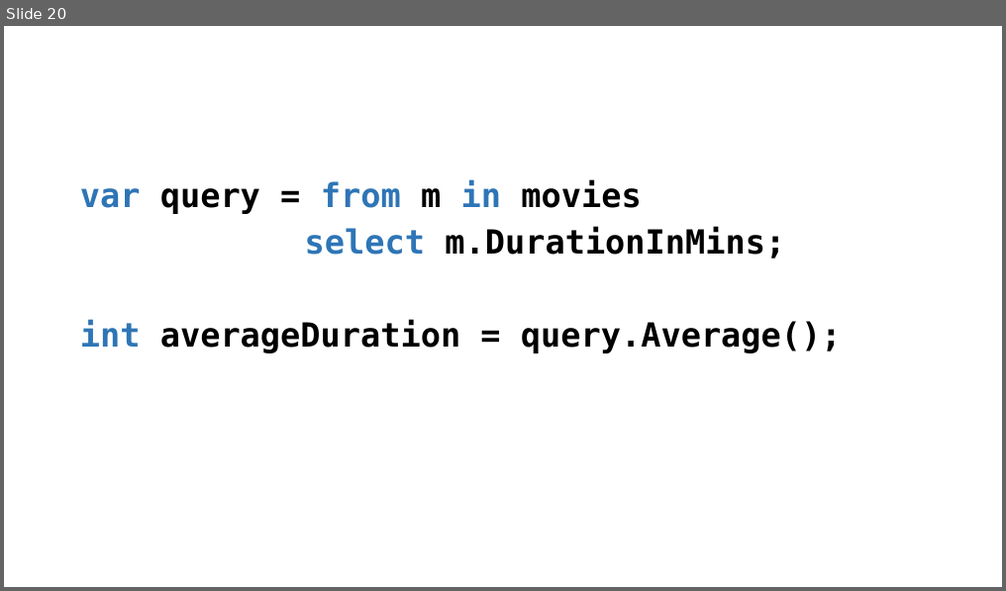
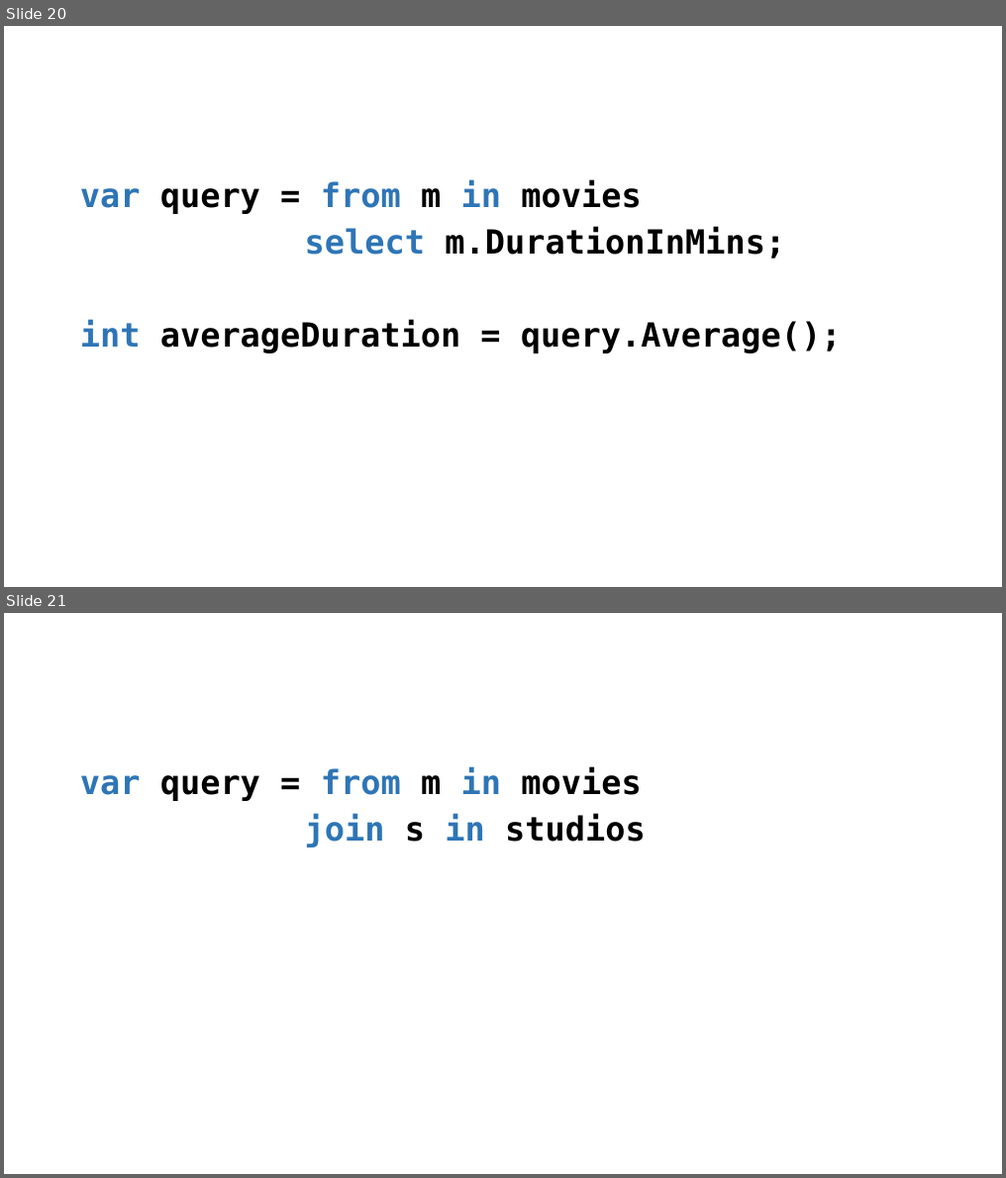
Before and after one commit to perl-easj/Teaching-materials, a slide deck: CSharpProgramming/Presentations/LINQ.pptx. Shown one above the other, each under a label of ours: slide 20 before the commit, slides 20 and 21 after it. The pictures are 1006x591 and 1006x1178 pixels, drawn with LibreOffice and Linux fonts; fonts in the diff are those of the drawing. Boxes give left, top, right and bottom in pixels: in the first picture for what was removed or moved away, otherwise in the second. Text is boxed around its words. In the diff, an @@ line names an element or a change of style, - is before the commit and + after.

```diff
--- a/CSharpProgramming/Presentations/LINQ.pptx
+++ b/CSharpProgramming/Presentations/LINQ.pptx
@@ slide 21 added at (x1=4, y1=613, x2=1002, y2=1174), background #FFFFFF @@
@@ text added at (x1=80, y1=767, x2=646, y2=848), 32 pt, text #000000, bold @@
+var query = from m in movies
+join s in studios
```
Also in this commit, not shown: 1 slide changed, 9 other slides added, 1 other file.
